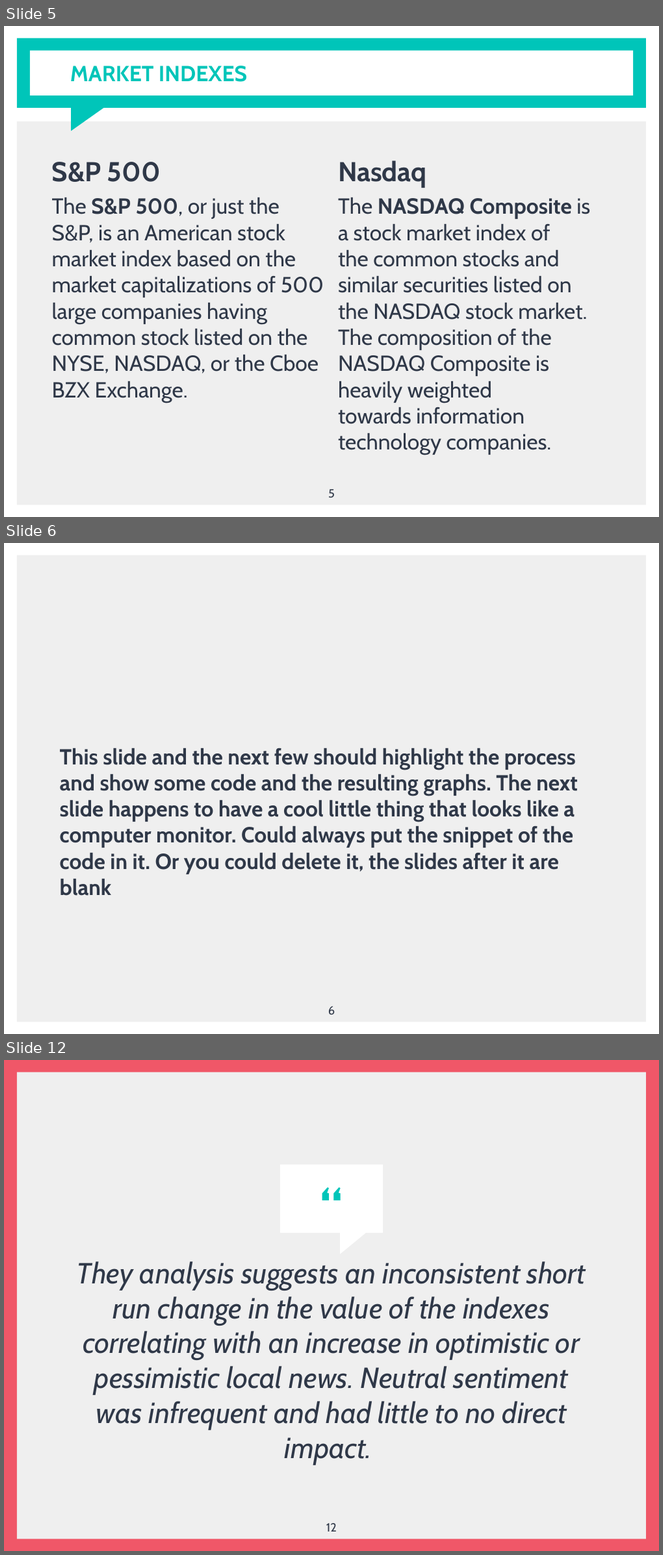
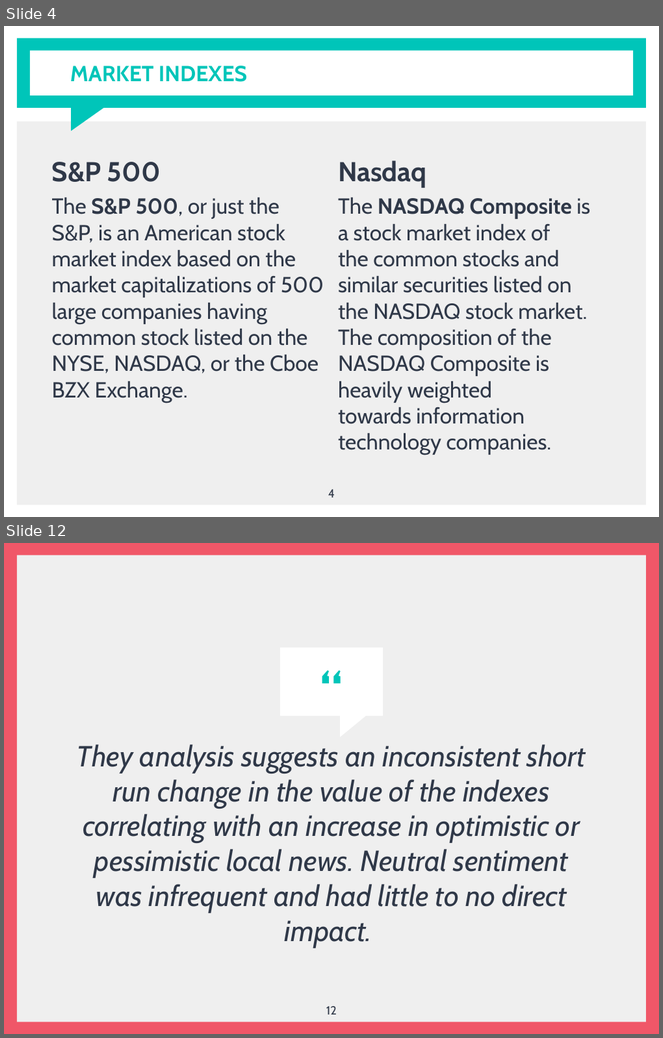
Before and after one commit to jsialcalde/news_project, a slide deck: News Project Presentation.pptx. Shown one above the other, each under a label of ours: slides 5, 6 and 12 before the commit, slides 4 and 12 after it; the slides between them are not shown. The pictures are 663x1555 and 663x1038 pixels, drawn with LibreOffice and Linux fonts; fonts in the diff are those of the drawing. Boxes give left, top, right and bottom in pixels: in the first picture for what was removed or moved away, otherwise in the second. Text is boxed around its words. In the diff, an @@ line names an element or a change of style, - is before the commit and + after.

```diff
--- a/News Project Presentation.pptx
+++ b/News Project Presentation.pptx
@@ slide 6 removed at (4, 543, 659, 1034), background #FFFFFF; not listed: 1 template element that a slide beside it also shows @@
@@ subtitle removed at (60, 748, 578, 896) @@
-This slide and the next few should highlight the process and show some code and the resulting graphs. The next slide happens to have a cool little thing that looks like a computer monitor. Could always put the snippet of the code in it. Or you could delete it, the slides after it are blank
@@ page number removed at (328, 1006, 335, 1015) @@
-6
@@ what was slide 5 is now slide 4 @@
@@ page number at (328, 489, 335, 498): text changed @@
-5
+4
```
Also in this commit, not shown: 1 slide changed, 6 slides added, 5 other slides removed.
